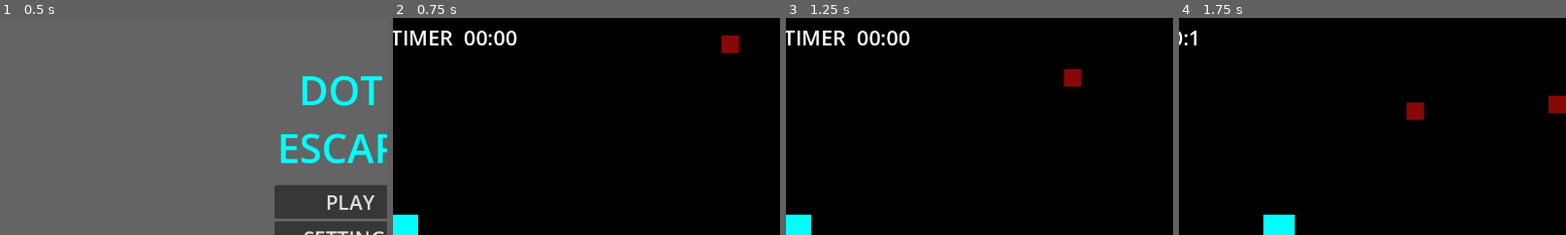
Above: before the commit, frames 1-4 (left to right).
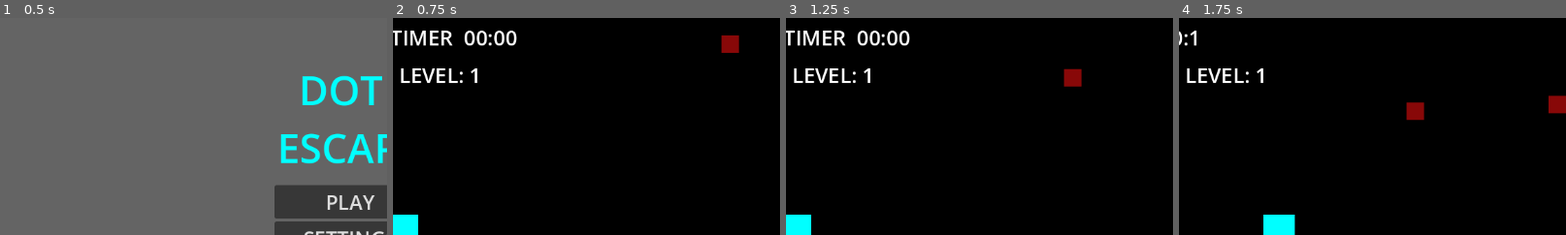
Above: after the commit, the same moments.

Repository: GitProjectAS/DOT-ESCAPE
Game: Godot game, scene res://Scenes/MainScreen.tscn
Two runs of this game, one before a commit and one after it. Both use one fixed random seed, a clock stepped at 60 frames per second and the inputs below.
Inputs:
- Up to frame 1 (0.5 s): no input
- Up to frame 2 (0.75 s): click "PLAY" at 0.5 s
- Up to frame 3 (1.25 s): no input
- Up to frame 4 (1.75 s): hold Right (ui_right) from 1.28 s (still down)
The pictures show only the part of the screen within x 4-54%, y 0-50%; the shares and areas given below are measured in that part.

Frame 1 is identical in both runs. In frame 2, 0.5% of the frame differs, in the area x 2-22%, y 23-30%; in frame 3, 0.5%; in frame 4, 0.5%.

Commit message:
ADDING level label

Diff:
--- a/dot-escape---godot-/Scenes/level.tscn
+++ b/dot-escape---godot-/Scenes/level.tscn
@@ -124,6 +124,14 @@
 [node name="Timer" type="Timer" parent="CanvasLayer" unique_id=1459085420]
 autostart = true
 
+[node name="LevelLabel" type="Label" parent="CanvasLayer" unique_id=1584730002]
+offset_left = 35.0
+offset_top = 63.0
+offset_right = 221.0
+offset_bottom = 104.0
+theme_override_font_sizes/font_size = 31
+text = "  LEVEL: 1 "
+
 [connection signal="timeout" from="Node2D/Timer" to="Node2D" method="_on_timer_timeout"]
 [connection signal="timeout" from="Node2D2/Timer" to="Node2D2" method="_on_timer_timeout"]
 [connection signal="timeout" from="CanvasLayer/Timer" to="CanvasLayer" method="_on_timer_timeout"]
